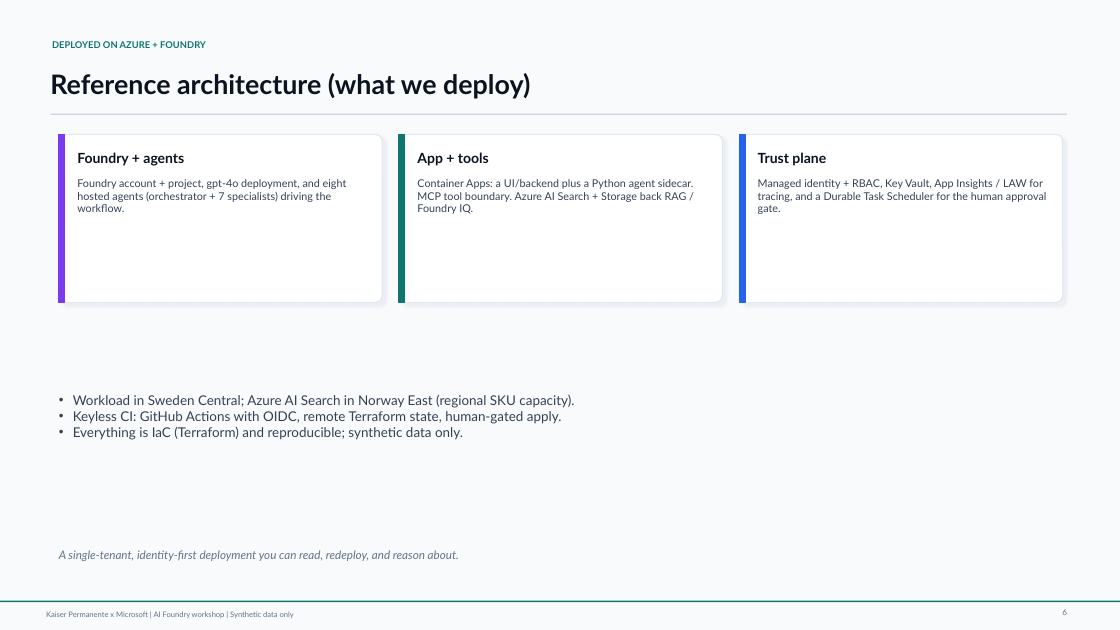
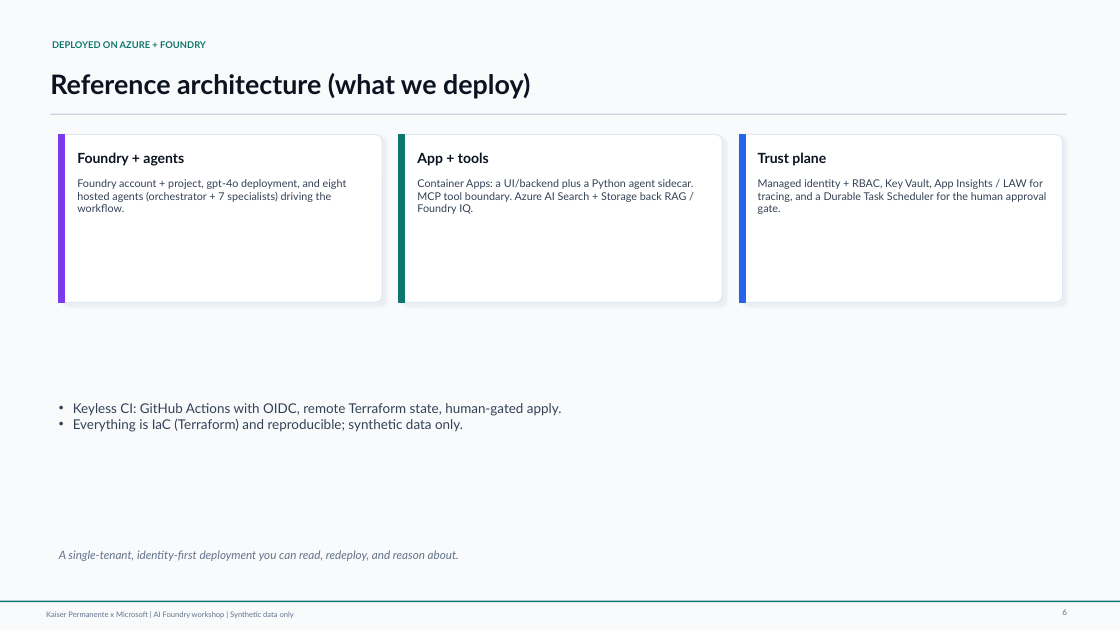
Before and after one commit to clekkas/governed-agents-workshop, a slide deck: slide 6 of workshop-assets/kaiser-consolidated-customer-deck.pptx. Drawn at 1120x630 pixels with LibreOffice and Linux fonts; fonts in the diff are those of the drawing. Boxes give left, top, right and bottom in pixels: in the first picture for what was removed or moved away, otherwise in the second. Text is boxed around its words. In the diff, an @@ line names an element or a change of style, - is before the commit and + after.

```diff
--- a/workshop-assets/kaiser-consolidated-customer-deck.pptx
+++ b/workshop-assets/kaiser-consolidated-customer-deck.pptx
@@ text at box(73, 395, 574, 408): paragraph removed @@
-• Workload in Sweden Central; Azure AI Search in Norway East (regional SKU capacity).
```
Also in this commit, not shown: 1 other slide changed, 1 other file.
